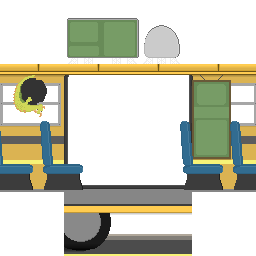
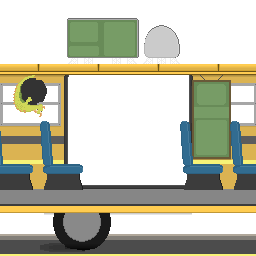
Revision of a layered 256 × 256 image; what changed, layer by layer:
renamed "Wall copy 2" to "Layer 13", painted on it over [0, 192, 256, 256]
